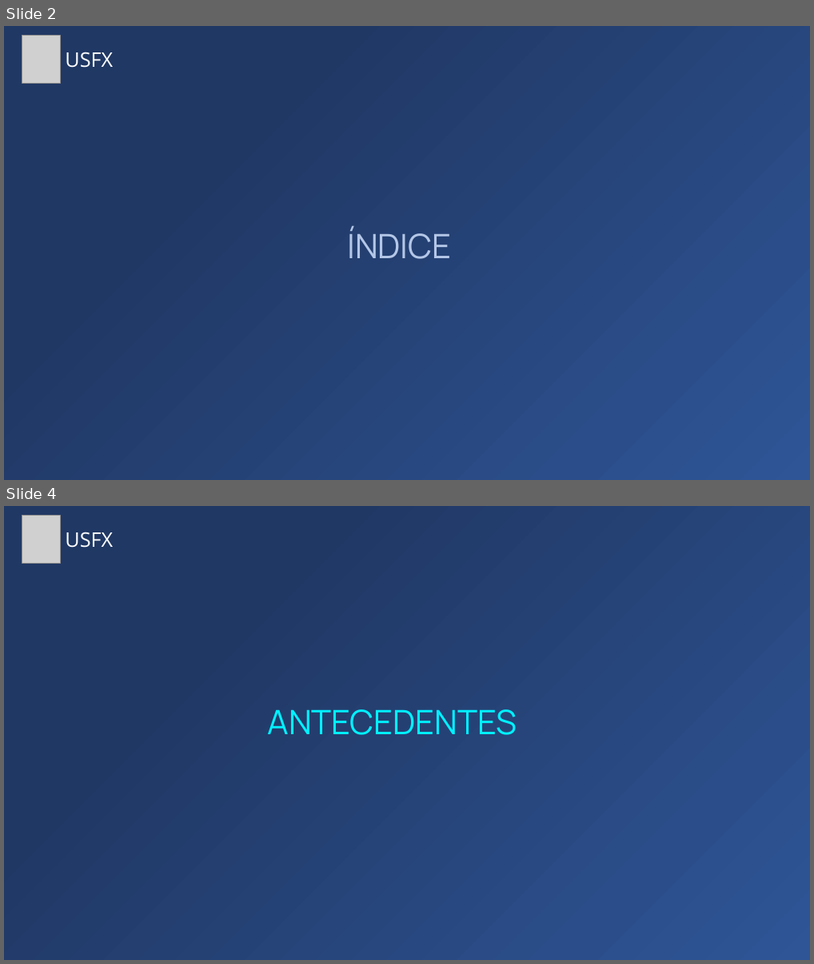
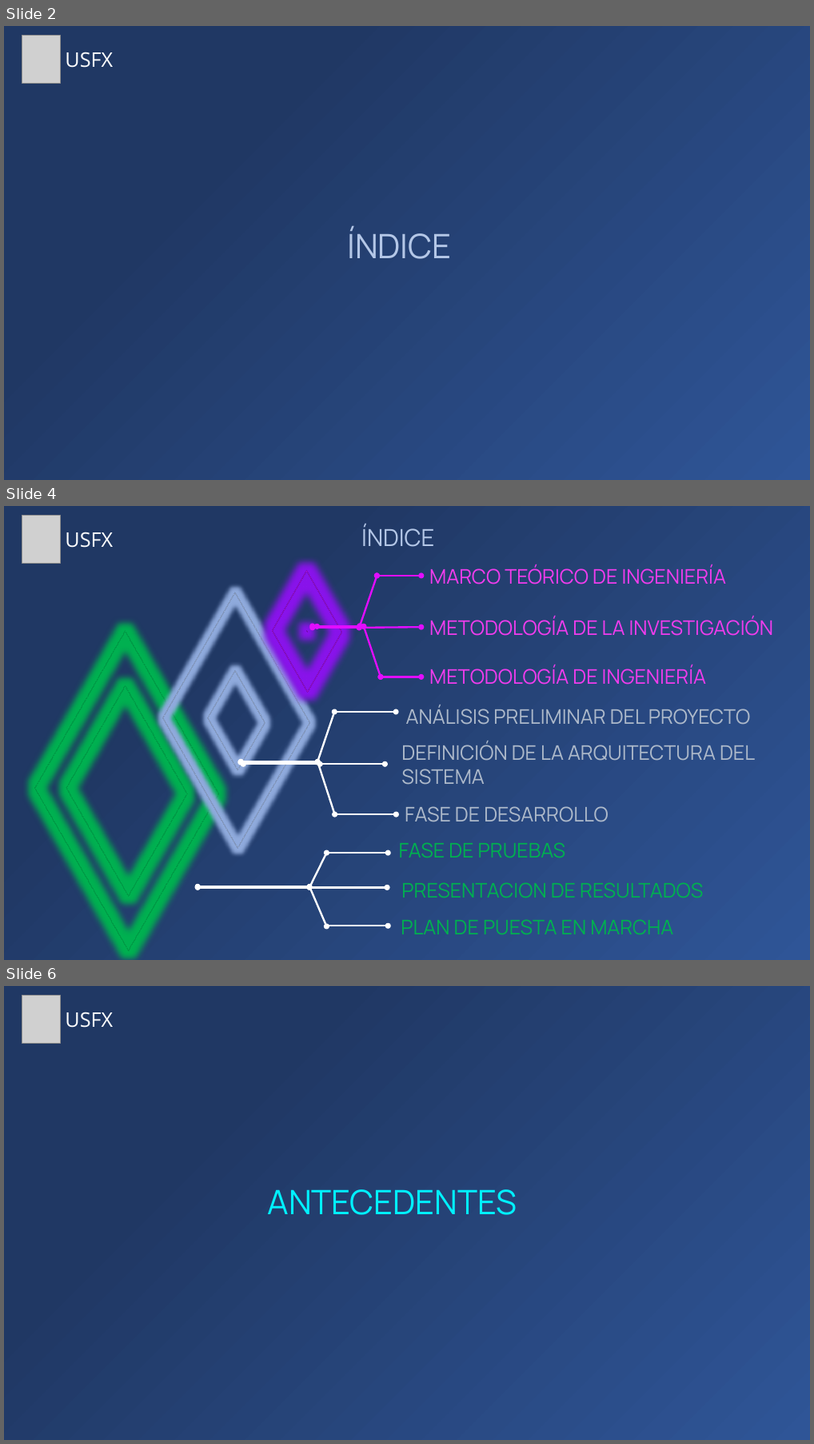
Before and after one commit to Zelechos/Generador-Css, a slide deck: documents/Presentación de Perfil - Modelo Generador CSS.pptx. Shown one above the other, each under a label of ours: slides 2 and 4 before the commit, slides 2, 4 and 6 after it; the slides between them are not shown. The pictures are 814x964 and 814x1444 pixels, drawn with LibreOffice and Linux fonts; fonts in the diff are those of the drawing; grey boxes stand for pictures. Boxes give left, top, right and bottom in pixels: in the first picture for what was removed or moved away, otherwise in the second. Text is boxed around its words. In the diff, an @@ line names an element or a change of style, - is before the commit and + after.

```diff
--- a/documents/Presentación de Perfil - Modelo Generador CSS.pptx
+++ b/documents/Presentación de Perfil - Modelo Generador CSS.pptx
@@ slide 4 added at [4, 506, 810, 960], background gradient #2F5597 to #203864 @@
@@ picture added at [22, 515, 60, 563] @@
@@ text added at [362, 524, 434, 547], 28 pt, text #B4C7E7 @@
+ÍNDICE
@@ text added at [65, 532, 113, 548], 24 pt, text #FFFFFF @@
+USFX
@@ frame added at [247, 572, 367, 692], outline #E10DFF 1 pt @@
@@ text added at [430, 564, 726, 584], 24 pt, text #F03CED @@
+MARCO TEÓRICO DE INGENIERÍA
@@ frame added at [110, 592, 365, 848], outline #ADB9CA 1 pt @@
@@ text added at [430, 616, 774, 636], 24 pt, text #F03CED @@
+METODOLOGÍA DE LA INVESTIGACIÓN
@@ frame added at [4, 631, 286, 950], outline #00B050 1 pt @@
@@ group added at [313, 576, 422, 676]: 8 double arrows @@
@@ text added at [430, 664, 706, 684], 24 pt, text #F03CED @@
+METODOLOGÍA DE INGENIERÍA
@@ double arrow added from (318, 762) to (335, 712), #FFFFFF 2.25 pt @@
@@ arrow added from (335, 712) to (396, 712), #FFFFFF 2.25 pt @@
@@ text added at [406, 704, 751, 724], 24 pt, text #ADB9CA @@
+ANÁLISIS PRELIMINAR DEL PROYECTO
@@ text added at [402, 740, 755, 784], 24 pt, text #ADB9CA @@
+DEFINICIÓN DE LA ARQUITECTURA DEL
+SISTEMA
@@ arrow added from (318, 762) to (241, 762), #FFFFFF 2.25 pt @@
@@ arrow added from (318, 761) to (241, 761), #FFFFFF 2.25 pt @@
@@ arrow added from (320, 764) to (243, 764), #FFFFFF 2.25 pt @@
@@ double arrow added from (318, 761) to (335, 814), #FFFFFF 2.25 pt @@
@@ double arrow added from (320, 764) to (385, 764), #FFFFFF 2.25 pt @@
@@ arrow added from (335, 814) to (397, 814), #FFFFFF 2.25 pt @@
@@ text added at [405, 806, 609, 822], 24 pt, text #ADB9CA @@
+FASE DE DESARROLLO
@@ arrow added from (310, 887) to (327, 852), #FFFFFF 2.25 pt @@
@@ arrow added from (327, 852) to (388, 852), #FFFFFF 2.25 pt @@
@@ text added at [399, 842, 566, 857], 24 pt, text #00B050 @@
+FASE DE PRUEBAS
@@ double arrow added from (198, 887) to (310, 887), #FFFFFF 2.25 pt @@
@@ double arrow added from (198, 887) to (310, 887), #FFFFFF 2.25 pt @@
@@ arrow added from (310, 887) to (327, 926), #FFFFFF 2.25 pt @@
@@ arrow added from (310, 887) to (387, 887), #FFFFFF 2.25 pt @@
@@ text added at [402, 882, 703, 897], 24 pt, text #00B050 @@
+PRESENTACION DE RESULTADOS
@@ arrow added from (327, 925) to (388, 925), #FFFFFF 2.25 pt @@
@@ text added at [401, 919, 674, 934], 24 pt, text #00B050 @@
+PLAN DE PUESTA EN MARCHA
@@ what was slide 4 is now slide 6 @@
```
Also in this commit, not shown: 5 slides changed, 1 other slide added, 1 other file.
